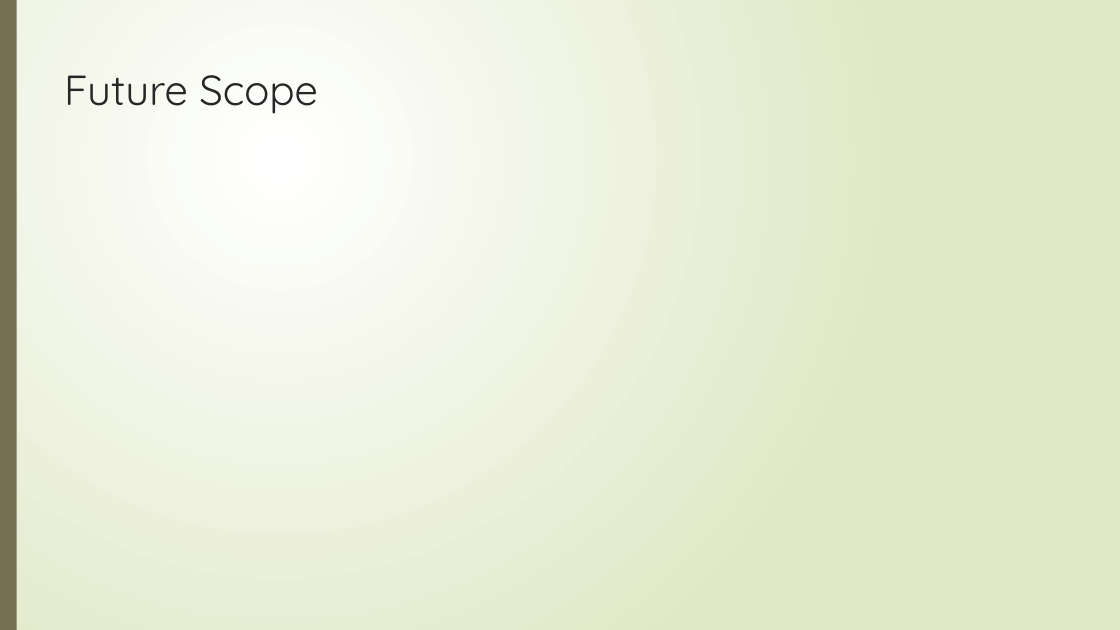
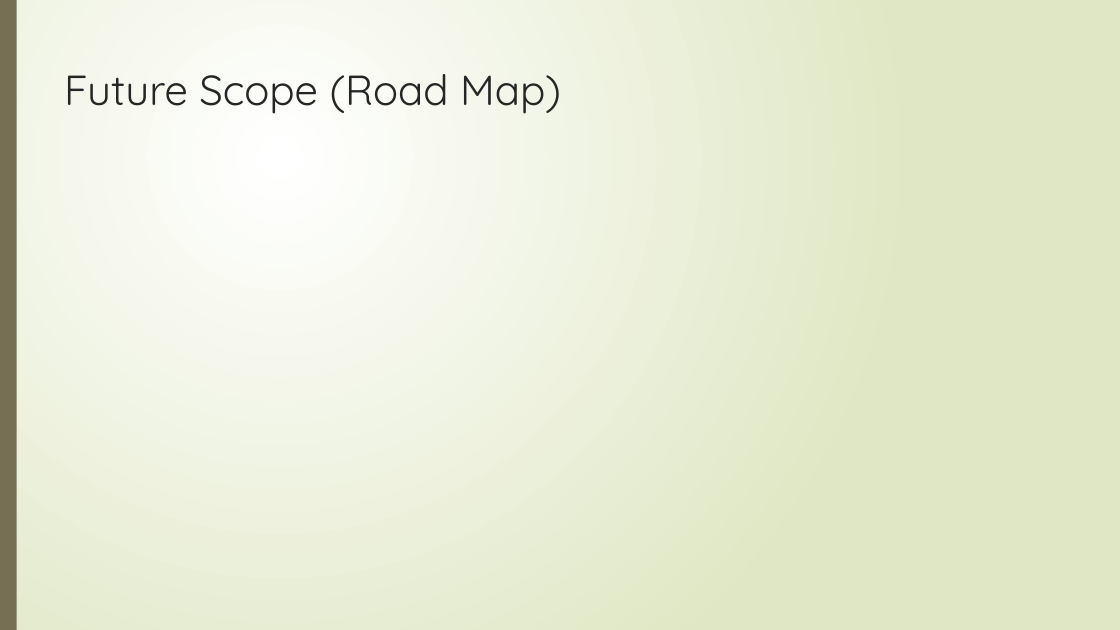
Before and after one commit to IBMDevConnect/callforcodekerala, a slide deck: slide 6 of Hackathon Presentation Template - CFC Kerala.pptx. Drawn at 1120x630 pixels with LibreOffice and Linux fonts; fonts in the diff are those of the drawing. Boxes give left, top, right and bottom in pixels: in the first picture for what was removed or moved away, otherwise in the second. Text is boxed around its words. In the diff, an @@ line names an element or a change of style, - is before the commit and + after.

```diff
--- a/Hackathon Presentation Template - CFC Kerala.pptx
+++ b/Hackathon Presentation Template - CFC Kerala.pptx
@@ title at (64,74,561,114): text changed @@
-Future Scope
+Future Scope (Road Map)
```
Also in this commit, not shown: 2 other slides changed.
